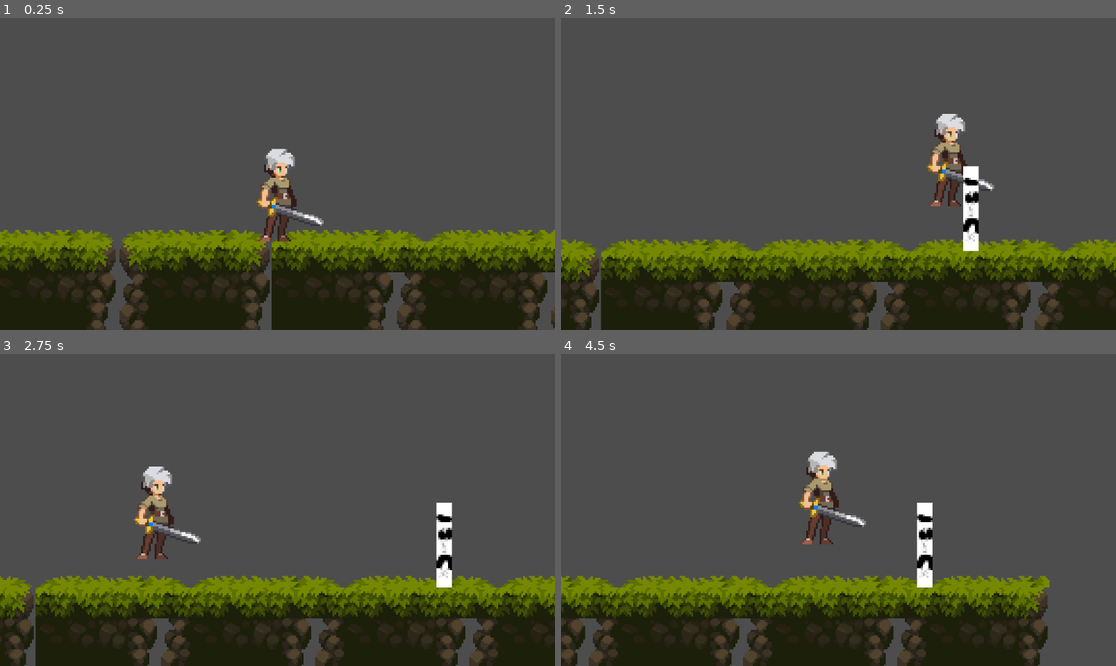
Above: before the commit, frames 1-4 (two rows, left to right).
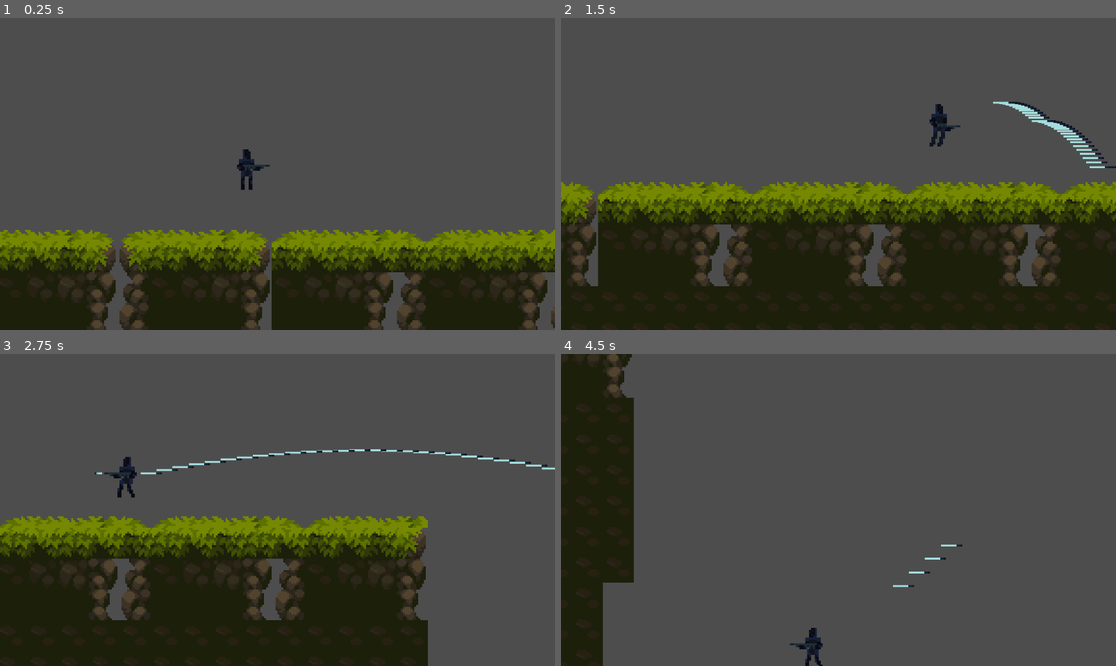
Above: after the commit, the same moments.

Repository: ohyeaaah/sidescroller
Game: Godot game, scene res://Levels/test_level.tscn
The game is run twice, just before and just after one commit, with the same random seed, the same clock (stepped at 60 frames per second) and the same inputs.
Inputs:
- Up to frame 1 (0.25 s): no input
- Up to frame 2 (1.5 s): hold J (Attack, bound only after the commit) 0.53-1.28 s; hold D (right) from 0.53 s (still down); tap Space (jump) at 0.77, 0.8, 1.07, 1.35 s
- Up to frame 3 (2.75 s): tap Space (jump) at 1.52, 1.82, 2.3 s; tap J (Attack, bound only after the commit) at 1.55 s; release D (right) at 2.03 s; hold A (left) from 2.03 s (still down); hold J (Attack, bound only after the commit) from 2.03 s (still down)
- Up to frame 4 (4.5 s): release A (left) at 2.78 s; release J (Attack, bound only after the commit) at 2.78 s; hold D (right) 2.78-4.28 s; tap J (Attack, bound only after the commit) at 2.85, 4.35 s; tap Space (jump) at 3.02, 3.32, 3.6, 3.77, 4.07 s; hold A (left) from 4.28 s (still down)

The runs differ from the first frame. In frame 1, 1.6% of the frame differs, in the area x 42-59%, y 41-72%; in frame 2, 32%; in frame 3, 32%; in frame 4, 34%, in the area x 0-88%, y 0-100%.

Commit message:
projectile test

Diff:
--- a/ror_clone/Characters/enemy_1.gd
+++ b/ror_clone/Characters/enemy_1.gd
@@ -9,7 +9,7 @@
 # Called every frame. 'delta' is the elapsed time since the previous frame.
 func _process(delta):
 	if not direction:
-		direction = rng.randf_range(-1, 1)
+		direction.x = rng.randf_range(-1, 1)
 	else:
-		direction = null
+		direction.x = 0
 	move(delta, direction)
--- a/ror_clone/Characters/entity.gd
+++ b/ror_clone/Characters/entity.gd
@@ -9,7 +9,7 @@
 #var vision = get_world_2d().direct_space_state
 #var fov = get_viewport().size
 
-var direction
+var direction :Vector2 = Vector2.ZERO
 
 var gravity = ProjectSettings.get_setting("physics/2d/default_gravity")
 var has_double_jumped : bool = false
@@ -23,10 +23,13 @@
 		velocity.y += gravity * delta
 	else:
 		has_double_jumped = false
-	if dir:
-		velocity.x = dir * speed
+
+
+	direction = Input.get_vector("left", "right", "up", "down")
+	if direction:
+		velocity.x = direction.x * speed
 	else:
-		velocity.x = move_toward(velocity.x, 0 , speed)
+		velocity.x = move_toward(velocity.x, 0, speed)
 
 	move_and_slide()
 
--- a/ror_clone/Characters/player.gd
+++ b/ror_clone/Characters/player.gd
@@ -1,7 +1,49 @@
 extends entity
+class_name Player
+
+var animation_locked : bool = false
+@onready var animated_sprite : AnimatedSprite2D = $AnimatedSprite2D
+func update_animation():
+	if not animation_locked:
+		if direction.x != 0:
+			animated_sprite.play("run1")
+			animation_locked = false
+		else:
+			animated_sprite.play("idle1")
+			animation_locked = false
+
+func update_facing_direction():
+	if direction.x > 0:
+		animated_sprite.flip_h = false
+	elif direction.x < 0:
+		animated_sprite.flip_h = true
+
+
+const bulletPath = preload("res://bullet.tscn")
+var bullet_speed : float = 300
+func shoot():
+	animated_sprite.play("shoot1")
+	animation_locked = true
+	var bullet = bulletPath.instantiate()
+	get_parent().add_child(bullet)
+	bullet.position = $Marker2D.global_position
+	bullet.velocity = Vector2(bullet_speed, 0)
+
+func _on_animated_sprite_2d_animation_finished():
+	if(animated_sprite.animation == "shoot1"):
+		animation_locked = false
+	if(animated_sprite.animation == "jump1"):
+		animation_locked = false
 
 func _physics_process(delta):
-	direction = Input.get_axis("left", "right")
+	direction.x = Input.get_axis("left", "right")
 	move(delta, direction)
 	if Input.is_action_just_pressed("jump"):
 		jump(delta)
+		animated_sprite.play("jump1")
+		animation_locked = true
+	if Input.is_action_pressed("Attack"):
+		shoot()
+
+	update_animation()
+	update_facing_direction()
--- a/ror_clone/Characters/player.tscn
+++ b/ror_clone/Characters/player.tscn
@@ -1,11 +1,15 @@
-[gd_scene load_steps=36 format=3 uid="uid://dcimtq0b3fmmj"]
+[gd_scene load_steps=53 format=3 uid="uid://dcimtq0b3fmmj"]
 
 [ext_resource type="Script" path="res://Characters/player.gd" id="1_abcjh"]
 [ext_resource type="Texture2D" uid="uid://ceen4p1vu4goo" path="res://art/Legacy-Fantasy - High Forest 2.3/Character/Idle/Idle-Sheet.png" id="1_espvl"]
 [ext_resource type="Texture2D" uid="uid://bqsv0icv3jqy3" path="res://art/Legacy-Fantasy - High Forest 2.3/Character/Jump-End/Jump-End-Sheet.png" id="3_52r16"]
 [ext_resource type="Texture2D" uid="uid://b1gxaxirel6k5" path="res://art/Legacy-Fantasy - High Forest 2.3/Character/Jump-Start/Jump-Start-Sheet.png" id="4_6nkgc"]
+[ext_resource type="Texture2D" uid="uid://uoej0rc8nr1a" path="res://art/jump1-export.png" id="4_itebt"]
 [ext_resource type="Texture2D" uid="uid://b0bpt7wbin5iq" path="res://art/Legacy-Fantasy - High Forest 2.3/Character/Jumlp-All/Jump-All-Sheet.png" id="5_ukhwj"]
 [ext_resource type="Texture2D" uid="uid://dpl618add2qux" path="res://art/Legacy-Fantasy - High Forest 2.3/Character/Run/Run-Sheet.png" id="6_6b2c2"]
+[ext_resource type="Texture2D" uid="uid://djmutydynxj3i" path="res://art/Sprite-0001-Sheet.png" id="7_4rmn7"]
+[ext_resource type="Texture2D" uid="uid://cge0kno6ow2g" path="res://art/Shoot1.png" id="8_78gtb"]
+[ext_resource type="PackedScene" uid="uid://cuhoqw5kbkh77" path="res://bullet.tscn" id="10_xognn"]
 
 [sub_resource type="AtlasTexture" id="AtlasTexture_288lv"]
 atlas = ExtResource("1_espvl")
@@ -23,6 +27,26 @@
 atlas = ExtResource("1_espvl")
 region = Rect2(192, 0, 64, 80)
 
+[sub_resource type="AtlasTexture" id="AtlasTexture_xiq0u"]
+atlas = ExtResource("7_4rmn7")
+region = Rect2(0, 0, 32, 32)
+
+[sub_resource type="AtlasTexture" id="AtlasTexture_itmnm"]
+atlas = ExtResource("4_itebt")
+region = Rect2(0, 0, 32, 32)
+
+[sub_resource type="AtlasTexture" id="AtlasTexture_hytmy"]
+atlas = ExtResource("4_itebt")
+region = Rect2(32, 0, 32, 32)
+
+[sub_resource type="AtlasTexture" id="AtlasTexture_wo48s"]
+atlas = ExtResource("4_itebt")
+region = Rect2(64, 0, 32, 32)
+
+[sub_resource type="AtlasTexture" id="AtlasTexture_nsarc"]
+atlas = ExtResource("4_itebt")
+region = Rect2(96, 0, 32, 32)
+
 [sub_resource type="AtlasTexture" id="AtlasTexture_nwem6"]
 atlas = ExtResource("3_52r16")
 region = Rect2(0, 0, 64, 64)
@@ -115,6 +139,38 @@
 atlas = ExtResource("6_6b2c2")
 region = Rect2(560, 0, 80, 80)
 
+[sub_resource type="AtlasTexture" id="AtlasTexture_s40gd"]
+atlas = ExtResource("7_4rmn7")
+region = Rect2(64, 0, 32, 32)
+
+[sub_resource type="AtlasTexture" id="AtlasTexture_ko4xu"]
+atlas = ExtResource("7_4rmn7")
+region = Rect2(96, 0, 32, 32)
+
+[sub_resource type="AtlasTexture" id="AtlasTexture_y17pb"]
+atlas = ExtResource("7_4rmn7")
+region = Rect2(128, 0, 32, 32)
+
+[sub_resource type="AtlasTexture" id="AtlasTexture_ewi03"]
+atlas = ExtResource("7_4rmn7")
+region = Rect2(160, 0, 32, 32)
+
+[sub_resource type="AtlasTexture" id="AtlasTexture_d332u"]
+atlas = ExtResource("7_4rmn7")
+region = Rect2(192, 0, 32, 32)
+
+[sub_resource type="AtlasTexture" id="AtlasTexture_5bcqa"]
+atlas = ExtResource("7_4rmn7")
+region = Rect2(224, 0, 32, 32)
+
+[sub_resource type="AtlasTexture" id="AtlasTexture_7lt61"]
+atlas = ExtResource("8_78gtb")
+region = Rect2(0, 0, 32, 32)
+
+[sub_resource type="AtlasTexture" id="AtlasTexture_pyeue"]
+atlas = ExtResource("8_78gtb")
+region = Rect2(32, 0, 32, 32)
+
 [sub_resource type="SpriteFrames" id="SpriteFrames_h5sl0"]
 animations = [{
 "frames": [{
@@ -136,6 +192,31 @@
 }, {
 "frames": [{
 "duration": 1.0,
+"texture": SubResource("AtlasTexture_xiq0u")
+}],
+"loop": false,
+"name": &"idle1",
+"speed": 5.0
+}, {
+"frames": [{
+"duration": 1.0,
+"texture": SubResource("AtlasTexture_itmnm")
+}, {
+"duration": 1.0,
+"texture": SubResource("AtlasTexture_hytmy")
+}, {
+"duration": 1.0,
+"texture": SubResource("AtlasTexture_wo48s")
+}, {
+"duration": 1.0,
+"texture": SubResource("AtlasTexture_nsarc")
+}],
+"loop": false,
+"name": &"jump1",
+"speed": 5.0
+}, {
+"frames": [{
+"duration": 1.0,
 "texture": SubResource("AtlasTexture_nwem6")
 }, {
 "duration": 1.0,
@@ -217,11 +298,45 @@
 "loop": true,
 "name": &"run",
 "speed": 10.0
+}, {
+"frames": [{
+"duration": 1.0,
+"texture": SubResource("AtlasTexture_s40gd")
+}, {
+"duration": 1.0,
+"texture": SubResource("AtlasTexture_ko4xu")
+}, {
+"duration": 1.0,
+"texture": SubResource("AtlasTexture_y17pb")
+}, {
+"duration": 1.0,
+"texture": SubResource("AtlasTexture_ewi03")
+}, {
+"duration": 1.0,
+"texture": SubResource("AtlasTexture_d332u")
+}, {
+"duration": 1.0,
+"texture": SubResource("AtlasTexture_5bcqa")
+}],
+"loop": false,
+"name": &"run1",
+"speed": 12.0
+}, {
+"frames": [{
+"duration": 1.0,
+"texture": SubResource("AtlasTexture_7lt61")
+}, {
+"duration": 1.0,
+"texture": SubResource("AtlasTexture_pyeue")
+}],
+"loop": false,
+"name": &"shoot1",
+"speed": 4.0
 }]
 
 [sub_resource type="CapsuleShape2D" id="CapsuleShape2D_gxuta"]
-radius = 8.0
-height = 44.0
+radius = 5.0
+height = 26.0
 
 [node name="Player" type="CharacterBody2D"]
 script = ExtResource("1_abcjh")
@@ -229,12 +344,18 @@
 [node name="AnimatedSprite2D" type="AnimatedSprite2D" parent="."]
 position = Vector2(-32, -40)
 sprite_frames = SubResource("SpriteFrames_h5sl0")
-animation = &"idle"
-autoplay = "idle"
-frame_progress = 0.552975
+animation = &"idle1"
 centered = false
 
 [node name="CollisionShape2D" type="CollisionShape2D" parent="."]
-position = Vector2(0, 2)
+position = Vector2(-16, -20)
 shape = SubResource("CapsuleShape2D_gxuta")
 one_way_collision_margin = 0.0
+
+[node name="Sprite2D" parent="." instance=ExtResource("10_xognn")]
+visible = false
+
+[node name="Marker2D" type="Marker2D" parent="."]
+position = Vector2(-10, -20)
+
+[connection signal="animation_finished" from="AnimatedSprite2D" to="." method="_on_animated_sprite_2d_animation_finished"]
--- /dev/null
+++ b/ror_clone/bullet.gd
@@ -0,0 +1,6 @@
+extends Sprite2D
+
+var velocity: Vector2 = Vector2()
+
+func _process(delta):
+	position += velocity * delta
--- /dev/null
+++ b/ror_clone/bullet.tscn
@@ -0,0 +1,17 @@
+[gd_scene load_steps=4 format=3 uid="uid://cuhoqw5kbkh77"]
+
+[ext_resource type="Texture2D" uid="uid://bo7rd0xls80xn" path="res://art/bullet.png" id="1_qusna"]
+[ext_resource type="Script" path="res://bullet.gd" id="2_rcljh"]
+
+[sub_resource type="SegmentShape2D" id="SegmentShape2D_fujwf"]
+a = Vector2(-6, 7)
+b = Vector2(5, 7)
+
+[node name="bullet" type="Sprite2D"]
+position = Vector2(42, 22)
+texture = ExtResource("1_qusna")
+script = ExtResource("2_rcljh")
+
+[node name="CollisionShape2D" type="CollisionShape2D" parent="."]
+position = Vector2(3, -7)
+shape = SubResource("SegmentShape2D_fujwf")
--- a/ror_clone/project.godot
+++ b/ror_clone/project.godot
@@ -46,6 +46,11 @@
 "events": [Object(InputEventKey,"resource_local_to_scene":false,"resource_name":"","device":-1,"window_id":0,"alt_pressed":false,"shift_pressed":false,"ctrl_pressed":false,"meta_pressed":false,"pressed":false,"keycode":0,"physical_keycode":32,"key_label":0,"unicode":32,"echo":false,"script":null)
 ]
 }
+Attack={
+"deadzone": 0.5,
+"events": [Object(InputEventKey,"resource_local_to_scene":false,"resource_name":"","device":-1,"window_id":0,"alt_pressed":false,"shift_pressed":false,"ctrl_pressed":false,"meta_pressed":false,"pressed":false,"keycode":0,"physical_keycode":74,"key_label":0,"unicode":106,"echo":false,"script":null)
+]
+}
 
 [physics]
 
--- /dev/null
+++ b/ror_clone/smoke.gd
@@ -0,0 +1,2 @@
+extends entity
+func _ready():
Binary file added: ror_clone/art/Shoot1.png
Not shown, added: ror_clone/art/Shoot1.png.import
Binary file added: ror_clone/art/Sprite-0001-Sheet.png
Not shown, added: ror_clone/art/Sprite-0001-Sheet.png.import
Binary file added: ror_clone/art/bullet.png
Not shown, added: ror_clone/art/bullet.png.import
Binary file added: ror_clone/art/jump1-export.png
Not shown, added: ror_clone/art/jump1-export.png.import
